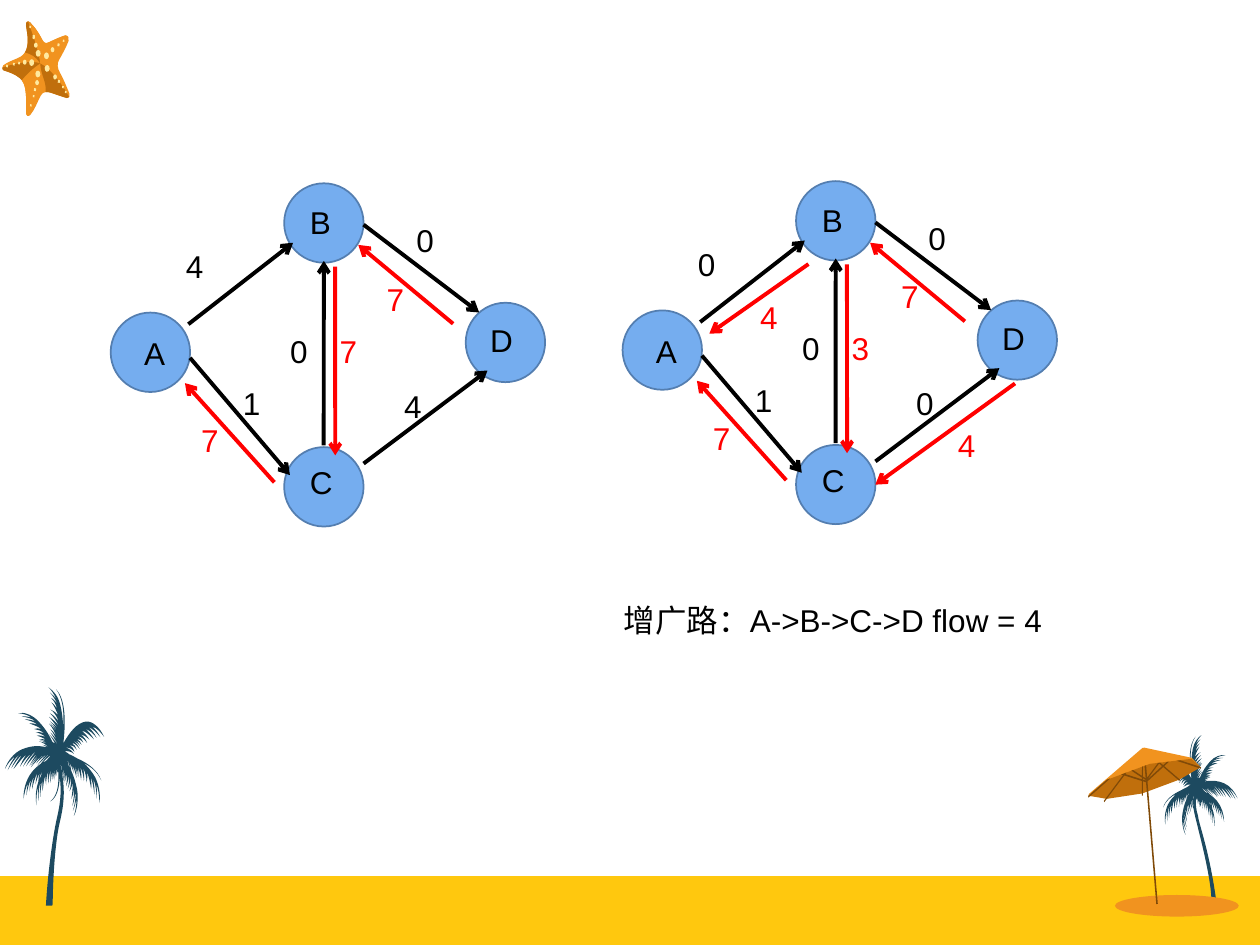
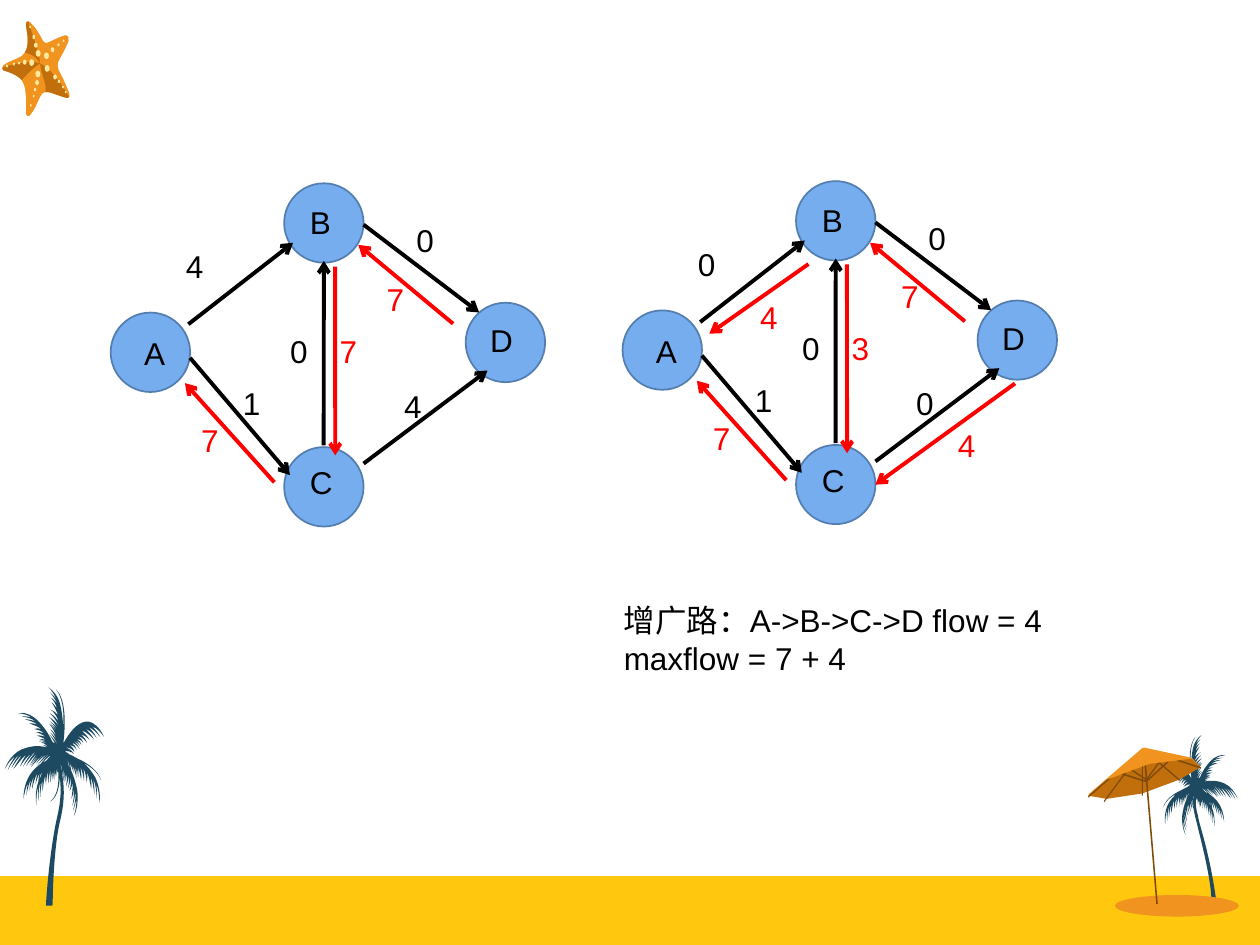
Before and after one commit to Sanzo00/ACM, a slide deck: slide 7 of report/最大流+费用流.ppt. Drawn at 1260x945 pixels with LibreOffice and Linux fonts; fonts in the diff are those of the drawing. Boxes give left, top, right and bottom in pixels: in the first picture for what was removed or moved away, otherwise in the second. Text is boxed around its words. In the diff, an @@ line names an element or a change of style, - is before the commit and + after.

```diff
--- a/report/最大流+费用流.ppt
+++ b/report/最大流+费用流.ppt
@@ text at bbox=[624, 647, 846, 671]: paragraph added @@
+maxflow = 7 + 4
```
Also in this commit, not shown: 5 other slides changed, 1 slide added.
